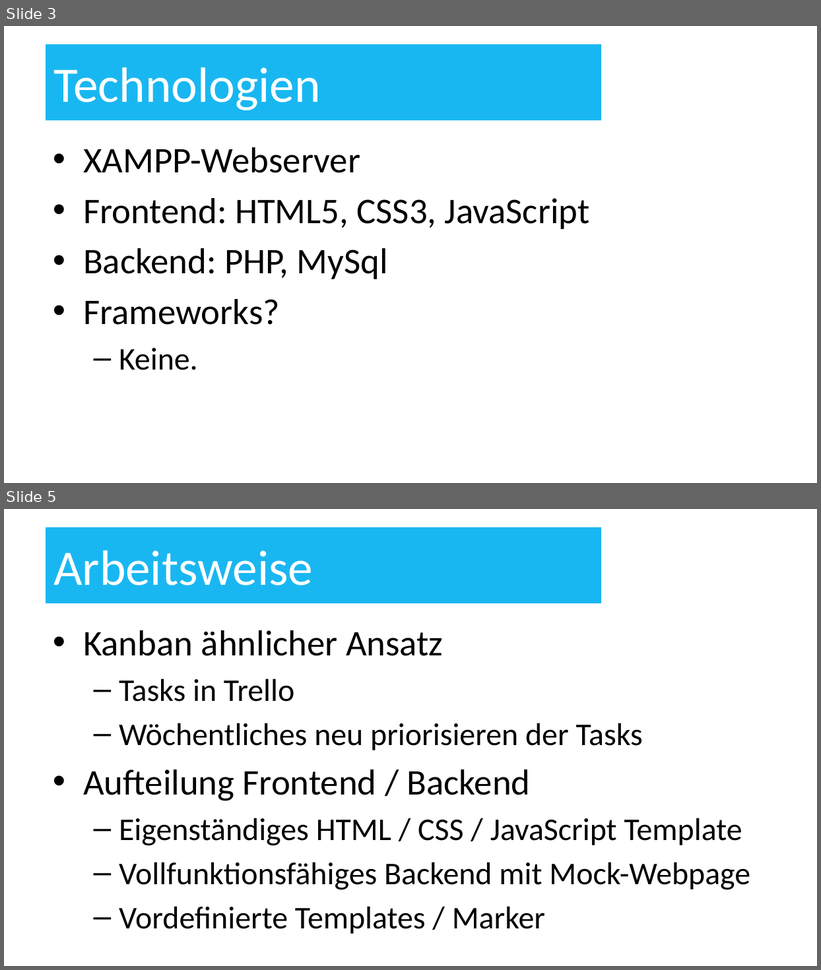
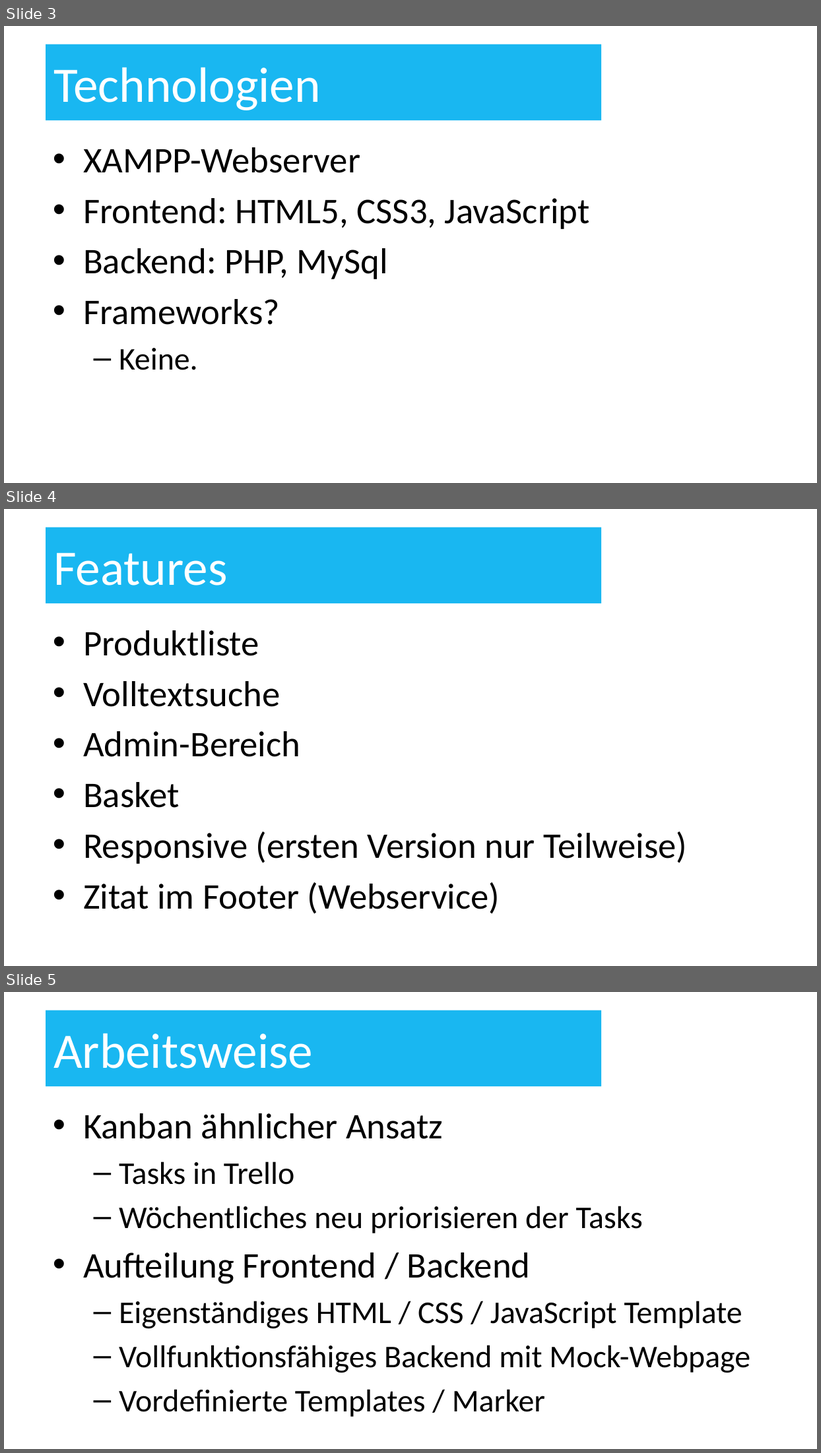
Before and after one commit to schum30/ch.bfh.bti7054.w2014.q.bwl, a slide deck: tasks/Presentation/Slides_BWL.pptx. Shown one above the other, each under a label of ours: slides 3 and 5 before the commit, slides 3, 4 and 5 after it; the slides between them are not shown. The pictures are 821x970 and 821x1453 pixels, drawn with LibreOffice and Linux fonts; fonts in the diff are those of the drawing; background and template pictures are left out. Boxes give left, top, right and bottom in pixels: in the first picture for what was removed or moved away, otherwise in the second. Text is boxed around its words. In the diff, an @@ line names an element or a change of style, - is before the commit and + after.

Commit message:
Did final changed in ppt

```diff
--- a/tasks/Presentation/Slides_BWL.pptx
+++ b/tasks/Presentation/Slides_BWL.pptx
@@ slide 4 added at [4,509,817,966], background picture (left out) @@
@@ title added at [46,527,602,604], fill #00B0F0 at 90% opacity, 44 pt, text #FFFFFF @@
+Features
@@ text added at [83,630,687,914], 32 pt, text #000000 @@
+• Produktliste
+• Volltextsuche
+• Admin-Bereich
+• Basket
+• Responsive (ersten Version nur Teilweise)
+• Zitat im Footer (Webservice)
```
Also in this commit, not shown: 2 other slides added, 1 slide removed, 5 other files.
